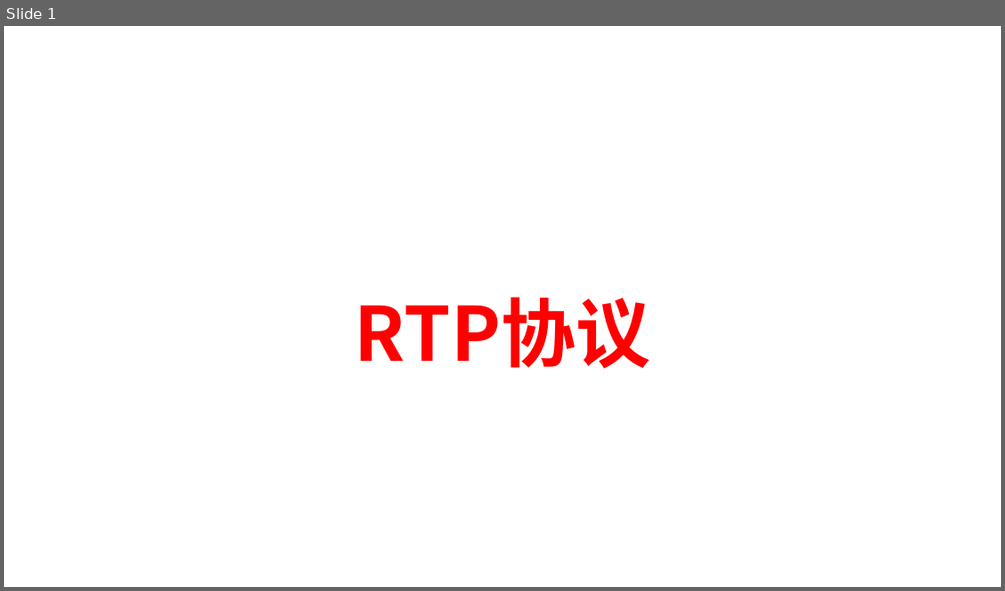
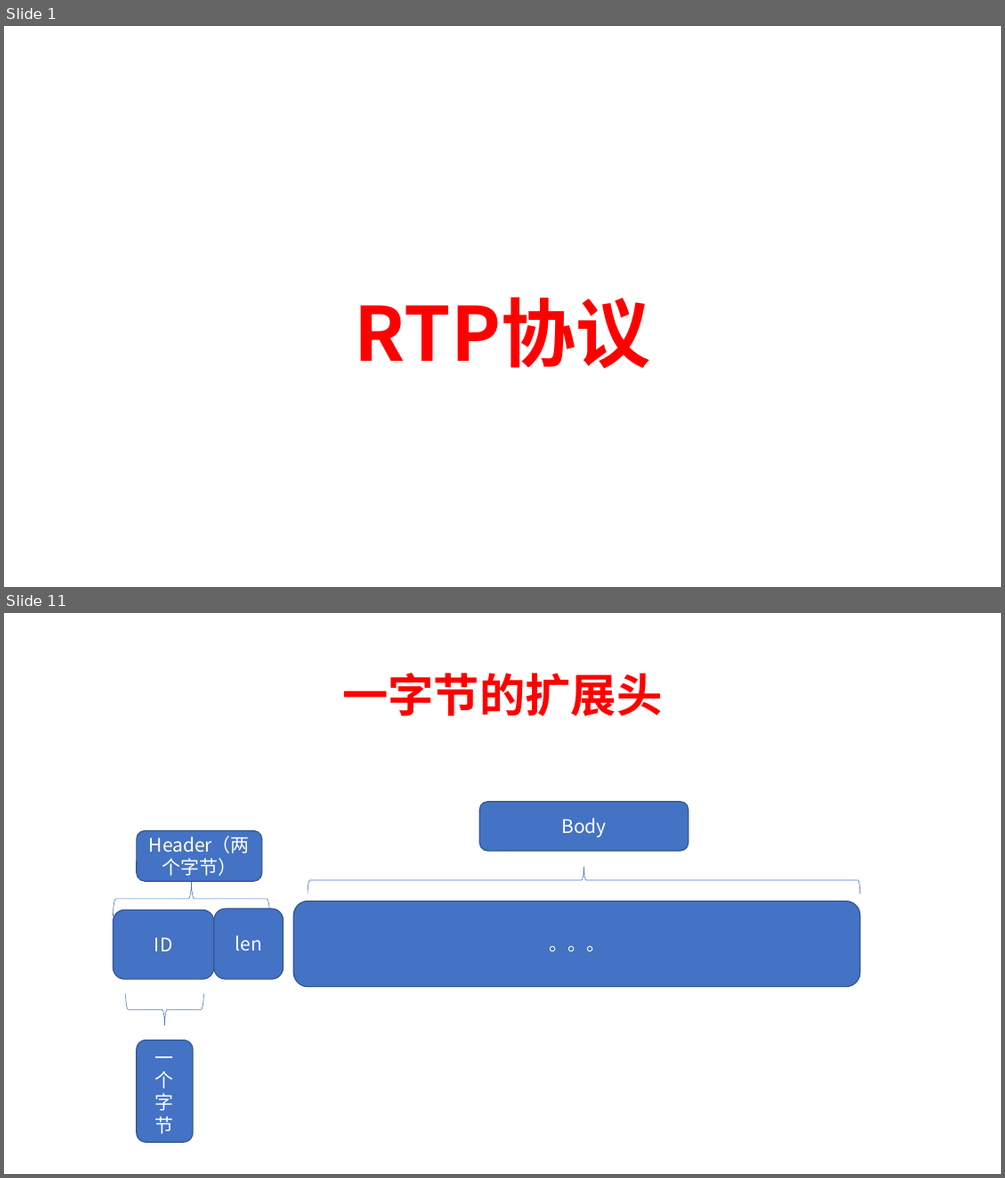
Before and after one commit to chensongpoixs/crtc_doc, a slide deck: WebRTC服务质量(Qos)/2、RTP协议.pptx. Shown one above the other, each under a label of ours: slide 1 before the commit, slides 1 and 11 after it; the slides between them are not shown. The pictures are 1005x591 and 1005x1178 pixels, drawn with LibreOffice and Linux fonts; fonts in the diff are those of the drawing. Boxes give left, top, right and bottom in pixels: in the first picture for what was removed or moved away, otherwise in the second. Text is boxed around its words. In the diff, an @@ line names an element or a change of style, - is before the commit and + after.

```diff
--- a/WebRTC服务质量(Qos)/2、RTP协议.pptx
+++ b/WebRTC服务质量(Qos)/2、RTP协议.pptx
@@ slide 11 added at box(4, 613, 1001, 1174), background #FFFFFF @@
@@ title added at box(342, 673, 662, 716), 44 pt, text #FF0000, bold @@
+一字节的扩展头
@@ rounded rectangle added at box(479, 802, 688, 851), fill #4472C4, outline #325491 1 pt, 18 pt, text #FFFFFF @@
+Body
@@ rounded rectangle added at box(137, 831, 262, 882), fill #4472C4, outline #325491 1 pt, 18 pt, text #FFFFFF @@
+Header（两个字节）
@@ right brace added at box(307, 867, 860, 894), outline #4472C4 0.5 pt @@
@@ left brace added at box(113, 881, 270, 916), outline #4472C4 0.5 pt @@
@@ rounded rectangle added at box(293, 900, 860, 987), fill #4472C4, outline #325491 1 pt, 18 pt, text #FFFFFF @@
+。。。
@@ rounded rectangle added at box(113, 910, 214, 980), fill #4472C4, outline #325491 1 pt, 18 pt, text #FFFFFF @@
+ID
@@ rounded rectangle added at box(214, 908, 283, 979), fill #4472C4, outline #325491 1 pt, 18 pt, text #FFFFFF @@
+len
@@ left brace added at box(126, 994, 203, 1025), outline #4472C4 0.5 pt @@
@@ rounded rectangle added at box(137, 1040, 193, 1142), fill #4472C4, outline #325491 1 pt, 18 pt, text #FFFFFF @@
+一个字节
```
Also in this commit, not shown: 3 slides changed, 11 other slides added, 2 other files.
